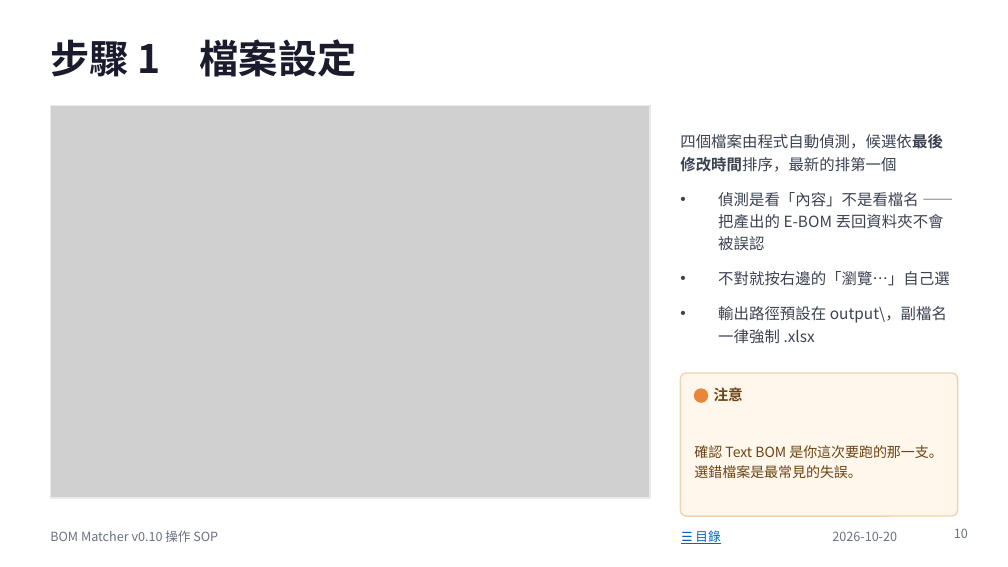
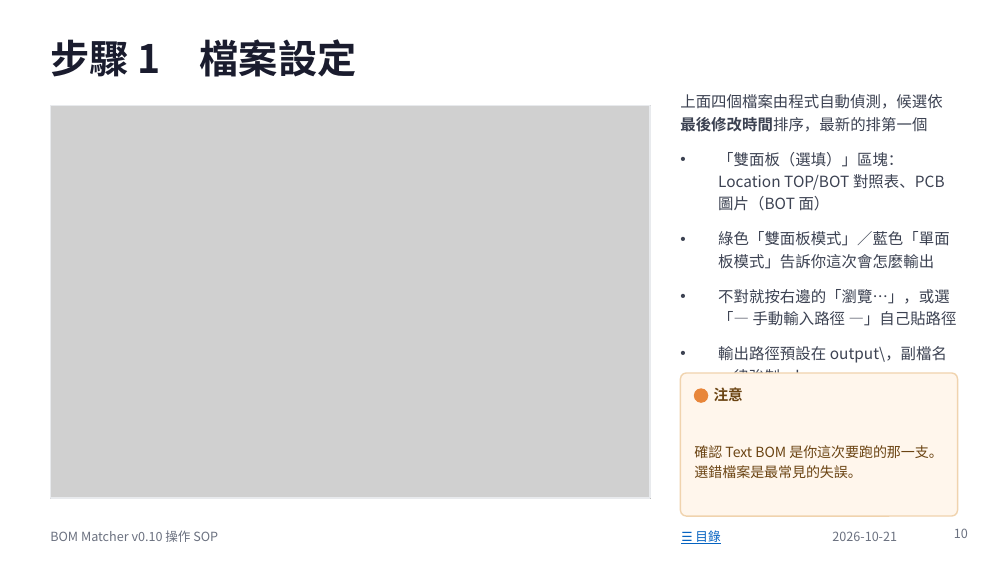
Before and after one commit to jenhochen/AI_BOM, a slide deck: slide 10 of docs/BOM_Matcher_v0.10_操作SOP.pptx. Drawn at 1008x567 pixels with LibreOffice and Linux fonts; fonts in the diff are those of the drawing; grey boxes stand for pictures. Boxes give left, top, right and bottom in pixels: in the first picture for what was removed or moved away, otherwise in the second. Text is boxed around its words. In the diff, an @@ line names an element or a change of style, - is before the commit and + after.

```diff
--- a/docs/BOM_Matcher_v0.10_操作SOP.pptx
+++ b/docs/BOM_Matcher_v0.10_操作SOP.pptx
@@ text at box(680, 94, 957, 326): text changed @@
-• 四個檔案由程式自動偵測，候選依最後修改時間排序，最新的排第一個
-• 偵測是看「內容」不是看檔名 —— 把產出的 E-BOM 丟回資料夾不會被誤認
-• 不對就按右邊的「瀏覽…」自己選
+• 上面四個檔案由程式自動偵測，候選依最後修改時間排序，最新的排第一個
+• 「雙面板（選填）」區塊：Location TOP/BOT 對照表、PCB 圖片（BOT 面）
+• 綠色「雙面板模式」／藍色「單面板模式」告訴你這次會怎麼輸出
+• 不對就按右邊的「瀏覽…」，或選「— 手動輸入路徑 —」自己貼路徑
@@ text at box(832, 531, 897, 541): text changed @@
-2026-10-20
+2026-10-21
```
Also in this commit, not shown: 22 other slides changed, 2 slides added, 21 other files.
